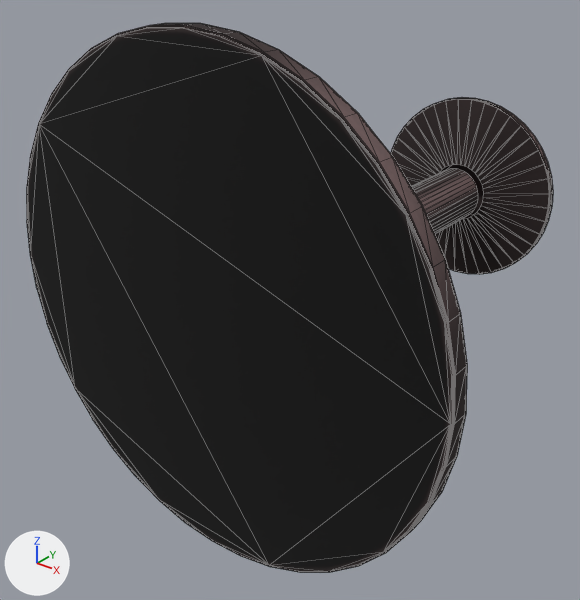
An edit to the OBJ model tokenhsi/data/dataset_dynamic_objects/test/Table_Circle/e446e818-363d-4bf5-b7dd-7e70bfca0b87/original_geom/mesh.obj, drawn before and after from the same camera.
Camera for both pictures: a camera (50 mm lens) standing at (0.622, -0.949, 0.447) and looking at (-0.059, -0.098, -0.081). Every picture has the same lights, and +X, +Y and +Z are marked at lower left. Mesh edges are drawn as thin lines. Where no turn or scale is listed for an object, it has been applied to the vertices. Vertices at the same position are counted once.
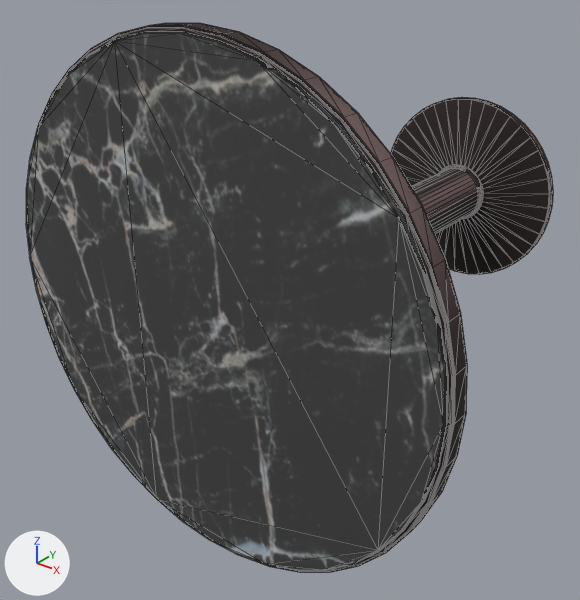
Pixel boxes (x1, y1, x2, y2) of what changed, in the pictures (580 x 600 px):
'mesh', reshaped
    before: (27, 23, 553, 572)
    after: (26, 23, 553, 572)
part 1 of me_mesh, added (black)
    after: (26, 32, 448, 571)
part 2 of me_mesh, added
    after: (439, 165, 484, 219)

The edits, one by one:
me_mesh is used by ob_mesh; location (0.0, 0.0, 0.0).
me_mesh had 913 vertices, 1719 faces and spanned x -0.341..0.341, y -0.346..0.351, z -0.341..0.341.
me_mesh now has 1440 vertices, 2868 faces and spans x -0.341..0.341, y -0.351..0.351, z -0.341..0.341.
me_mesh part 1: a new loose piece of 400 vertices spanning x -0.335..0.335, y -0.351..-0.346, z -0.335..0.335, in mat_material_0 (picture img_material_0_png).
Part 2, on me_mesh:
88 vertices are added at x -0.054..0.041, y 0.312..0.317, z -0.055..0.04.
26 new vertices lie (0.0, 0.005, 0.0) away from vertices in x -0.052..0.038, y 0.307, z -0.053..0.037.
6 new vertices lie (-0.001, 0.005, 0.0) away from vertices in x -0.051..-0.033, y 0.307, z -0.044..0.029.
320 new faces join them.
